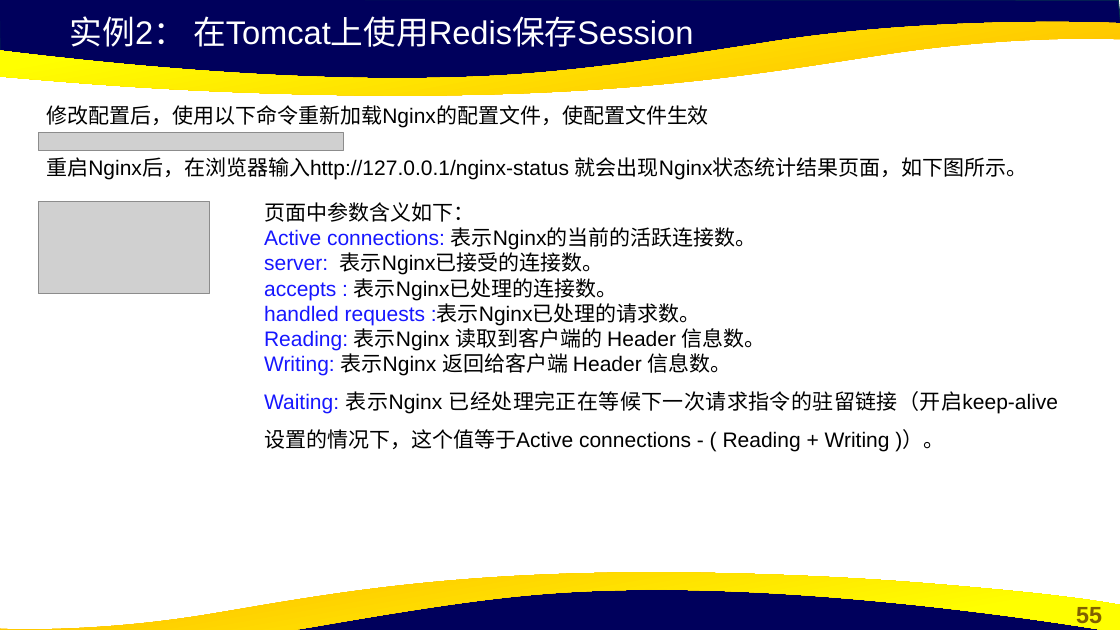
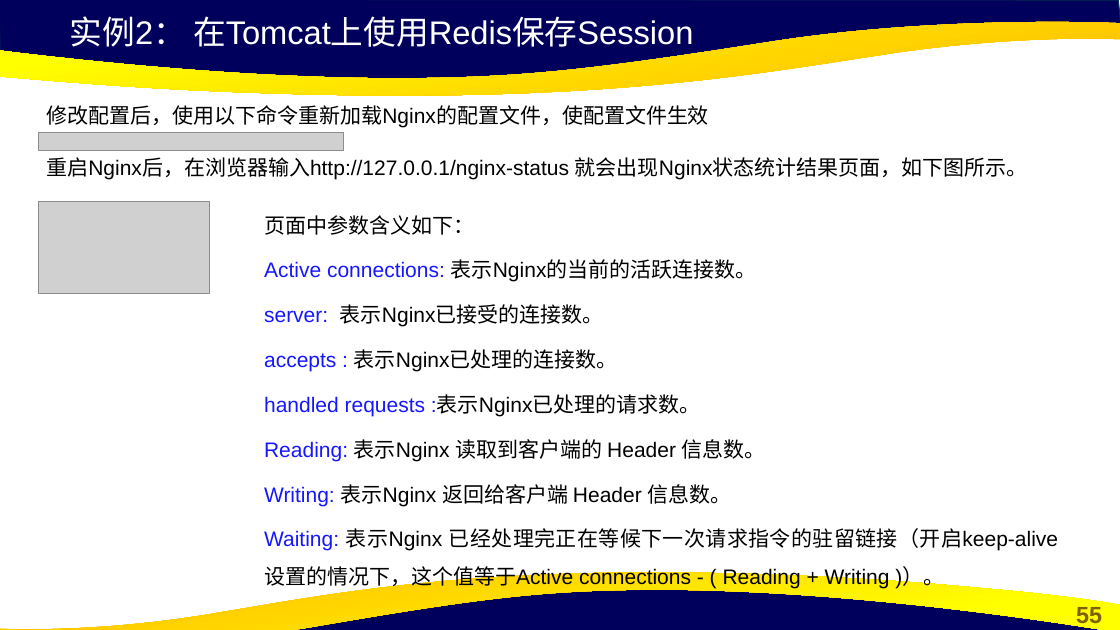
Before and after one commit to cxinping/Redis, a slide deck: slide 55 of ppt/第7章 Redis开发实战.pptx. Drawn at 1120x630 pixels with LibreOffice and Linux fonts; fonts in the diff are those of the drawing; grey boxes stand for pictures; background and template pictures are left out. Boxes give left, top, right and bottom in pixels: in the first picture for what was removed or moved away, otherwise in the second. Text is boxed around its words. In the diff, an @@ line names an element or a change of style, - is before the commit and + after.

```diff
--- a/ppt/第7章 Redis开发实战.pptx
+++ b/ppt/第7章 Redis开发实战.pptx
@@ text at [264,215,1058,589]: text changed @@
-页面中参数含义如下： Active connections: 表示Nginx的当前的活跃连接数。 server: 表示Nginx已接受的连接数。 accepts : 表示Nginx已处理的连接数。 handled requests :表示Nginx已处理的请求数。 Reading: 表示Nginx 读取到客户端的 Header 信息数。 Writing: 表示Nginx 返回给客户端 Header 信息数。 Waiting: 表示Nginx 已经处理完正在等候下一次请求指令的驻留链接（开启keep-alive设置的情况下，这个值等于Active connections - ( Reading + Writing )）。
+页面中参数含义如下：
+Active connections: 表示Nginx的当前的活跃连接数。
+server: 表示Nginx已接受的连接数。
+accepts : 表示Nginx已处理的连接数。
+handled requests :表示Nginx已处理的请求数。
+Reading: 表示Nginx 读取到客户端的 Header 信息数。
+Writing: 表示Nginx 返回给客户端 Header 信息数。
+Waiting: 表示Nginx 已经处理完正在等候下一次请求指令的驻留链接（开启keep-alive设置的情况下，这个值等于Active connections - ( Reading + Writing )）。
```
Also in this commit, not shown: 20 other slides changed, 1 other file.
